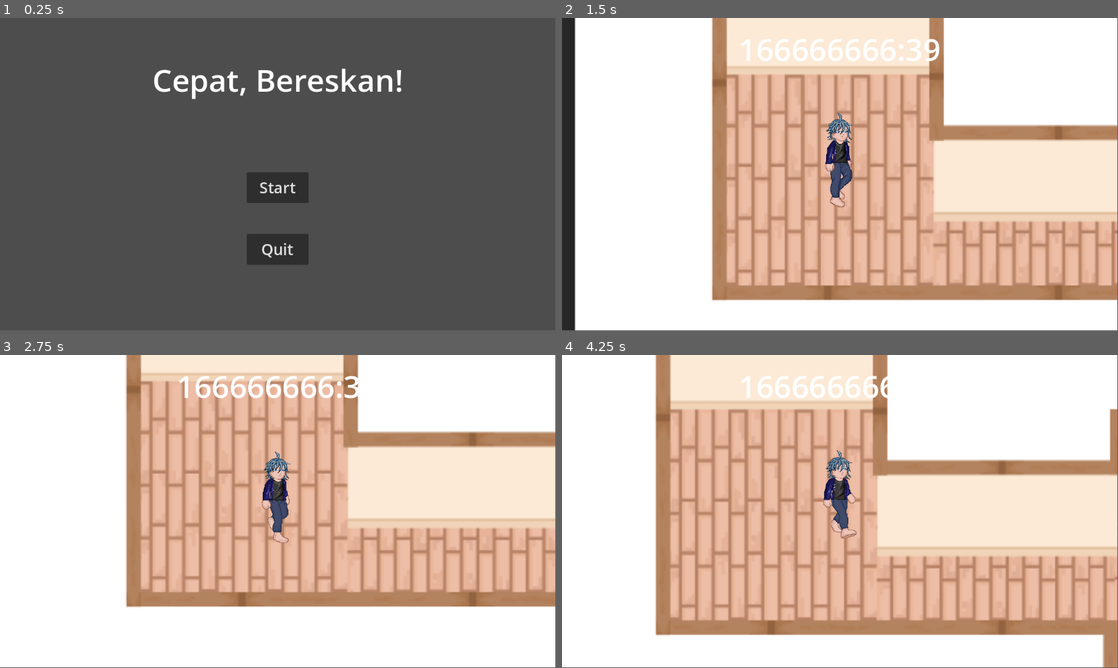
Above: before the commit, frames 1-4 (two rows, left to right).
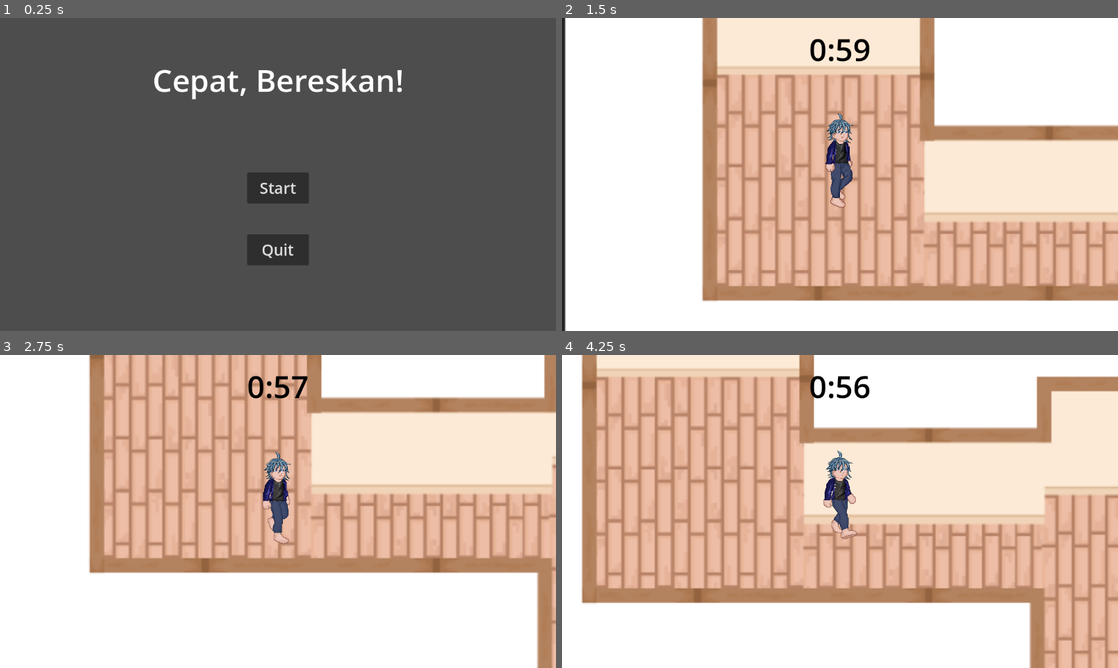
Above: after the commit, the same moments.

Repository: chrishengun123/Cepat-Bereskan
Game: Godot game, scene res://scenes/main_menu.tscn
Two runs of this game, one before a commit and one after it. Both use one fixed random seed, a clock stepped at 60 frames per second and the inputs below. Sound files missing from this copy of the repository are replaced by a short silence.
Inputs (mouse positions are in pixels of both pictures, inside the frame that each line leads up to):
- Up to frame 1 (0.25 s): no input
- Up to frame 2 (1.5 s): click "Start" at 0.5 s; tap Enter (ui_accept) at 1.25 s; move the mouse to (962, 158) at 1.27 s; hold Right (ui_right) from 1.28 s (still down); click (962, 158) at 1.35 s
- Up to frame 3 (2.75 s): tap Enter (ui_accept) at 1.52, 2.27 s; move the mouse to (166, 527) at 2.02 s; release Right (ui_right) at 2.03 s; hold Down (ui_down) from 2.03 s (still down); click (166, 527) at 2.1 s
- Up to frame 4 (4.25 s): move the mouse to (895, 442) at 2.77 s; release Down (ui_down) at 2.78 s; hold Right (ui_right) 2.78-3.53 s; click (895, 442) at 2.85 s; move the mouse to (812, 574) at 3.52 s; hold Up (ui_up) from 3.53 s (still down); click (812, 574) at 3.6 s; tap Enter (ui_accept) at 3.77 s
In our replay, the window is 799x449 before the commit and 800x450 after it. These sizes can differ from the game's own. Grey fills any space a smaller window leaves; there, only what the larger window draws over its background counts as a difference.

The runs differ from the first frame. In frame 1, 0.6% of the frame differs, in the area x 27-73%, y 16-79%; in frame 2, 24%; in frame 3, 45%; in frame 4, 60%, in the area x 3-100%, y 0-100%.

Commit message:
Last Changes Before Milestone 2

Diff:
--- a/Cepat, Bereskan!/project.godot
+++ b/Cepat, Bereskan!/project.godot
@@ -18,6 +18,10 @@
 [autoload]
 
 Consts="*res://scripts/constants.gd"
+
+[display]
+
+window/stretch/mode="viewport"
 
 [input]
 
--- a/Cepat, Bereskan!/scenes/game.tscn
+++ b/Cepat, Bereskan!/scenes/game.tscn
@@ -28,6 +28,7 @@
 [node name="ui" parent="." instance=ExtResource("4_lbhrr")]
 
 [node name="bgm" type="AudioStreamPlayer" parent="."]
+process_mode = 3
 stream = ExtResource("5_iywne")
 autoplay = true
 
--- a/Cepat, Bereskan!/scenes/main_menu.tscn
+++ b/Cepat, Bereskan!/scenes/main_menu.tscn
@@ -35,5 +35,7 @@
 theme = SubResource("Theme_ekxnf")
 text = "Quit"
 
+[node name="sfx" type="AudioStreamPlayer" parent="."]
+
 [connection signal="pressed" from="start" to="." method="_on_start_pressed"]
 [connection signal="pressed" from="quit" to="." method="_on_quit_pressed"]
--- a/Cepat, Bereskan!/scenes/player.tscn
+++ b/Cepat, Bereskan!/scenes/player.tscn
@@ -1,16 +1,18 @@
-[gd_scene load_steps=6 format=3 uid="uid://c4rh0ino016d6"]
+[gd_scene load_steps=7 format=3 uid="uid://c4rh0ino016d6"]
 
 [ext_resource type="PackedScene" uid="uid://bo78pnw5kq8dw" path="res://scenes/character.tscn" id="1_3vyb7"]
 [ext_resource type="Script" uid="uid://uv6nh080t56d" path="res://scripts/player.gd" id="1_g2els"]
 [ext_resource type="SpriteFrames" uid="uid://d05bkdw5uo8i8" path="res://assets/player_sprite.tres" id="3_qhqgy"]
+[ext_resource type="AudioStream" uid="uid://d35a4ol4r1o2h" path="res://assets/Wking SFX 2 fix.wav" id="4_dqkch"]
 
 [sub_resource type="RectangleShape2D" id="RectangleShape2D_dqkch"]
 size = Vector2(32, 64)
 
 [sub_resource type="RectangleShape2D" id="RectangleShape2D_qhqgy"]
-size = Vector2(16, 8)
+size = Vector2(16, 16)
 
 [node name="Player" type="CharacterBody2D"]
+z_index = 1
 collision_layer = 0
 script = ExtResource("1_g2els")
 
@@ -28,5 +30,8 @@
 shape = SubResource("RectangleShape2D_dqkch")
 
 [node name="feet_collision" type="CollisionShape2D" parent="."]
-position = Vector2(0, 20)
+position = Vector2(0, 16)
 shape = SubResource("RectangleShape2D_qhqgy")
+
+[node name="sfx" type="AudioStreamPlayer" parent="."]
+stream = ExtResource("4_dqkch")
--- a/Cepat, Bereskan!/scenes/task.tscn
+++ b/Cepat, Bereskan!/scenes/task.tscn
@@ -1,7 +1,7 @@
 [gd_scene load_steps=6 format=3 uid="uid://64x0c0xa7wvc"]
 
 [ext_resource type="Script" uid="uid://chqioq4hhefae" path="res://scripts/task.gd" id="1_3qm7i"]
-[ext_resource type="Shader" uid="uid://l6h13xnqr04e" path="res://scripts/outline.gdshader" id="1_ct837"]
+[ext_resource type="Shader" uid="uid://l6h13xnqr04e" path="res://scripts/highlight.gdshader" id="1_ct837"]
 
 [sub_resource type="ShaderMaterial" id="ShaderMaterial_dvyfb"]
 shader = ExtResource("1_ct837")
--- a/Cepat, Bereskan!/scenes/ui.tscn
+++ b/Cepat, Bereskan!/scenes/ui.tscn
@@ -4,6 +4,7 @@
 
 [sub_resource type="LabelSettings" id="LabelSettings_nt7q6"]
 font_size = 64
+font_color = Color(0, 0, 0, 1)
 
 [sub_resource type="Theme" id="Theme_nt7q6"]
 default_font_size = 32
@@ -48,12 +49,39 @@
 theme = SubResource("Theme_nt7q6")
 text = "Give Up"
 
+[node name="end_screen" type="Control" parent="."]
+visible = false
+layout_mode = 3
+anchors_preset = 0
+offset_right = 40.0
+offset_bottom = 40.0
+
+[node name="end_text" type="Label" parent="end_screen"]
+unique_name_in_owner = true
+layout_mode = 0
+offset_top = 160.0
+offset_right = 1152.0
+offset_bottom = 288.0
+text = "Lorem Ipsum"
+label_settings = SubResource("LabelSettings_nt7q6")
+horizontal_alignment = 1
+vertical_alignment = 1
+
+[node name="end_game" type="Button" parent="end_screen"]
+layout_mode = 0
+offset_left = 480.0
+offset_top = 384.0
+offset_right = 672.0
+offset_bottom = 448.0
+theme = SubResource("Theme_nt7q6")
+text = "End Game"
+
 [node name="dialogue_box" type="PanelContainer" parent="."]
 visible = false
-offset_left = 8.0
-offset_top = 512.0
-offset_right = 1144.0
-offset_bottom = 640.0
+offset_left = 16.0
+offset_top = 488.0
+offset_right = 1136.0
+offset_bottom = 616.0
 
 [node name="margin" type="MarginContainer" parent="dialogue_box"]
 layout_mode = 2
@@ -68,7 +96,8 @@
 vertical_alignment = 1
 autowrap_mode = 3
 
-[node name="audio" type="AudioStreamPlayer" parent="."]
+[node name="sfx" type="AudioStreamPlayer" parent="."]
 
 [connection signal="pressed" from="pause_menu/continue" to="." method="_on_continue_pressed"]
 [connection signal="pressed" from="pause_menu/give_up" to="." method="_on_give_up_pressed"]
+[connection signal="pressed" from="end_screen/end_game" to="." method="_on_end_game_pressed"]
--- a/Cepat, Bereskan!/scripts/constants.gd
+++ b/Cepat, Bereskan!/scripts/constants.gd
@@ -1,3 +1,3 @@
 extends Node
 
-const SPEED = 30
+const SPEED = 64
--- a/Cepat, Bereskan!/scripts/dialogue_data.gd
+++ b/Cepat, Bereskan!/scripts/dialogue_data.gd
@@ -2,5 +2,44 @@
 class_name DialogueData
 
 var scripts:Dictionary = {
-	"good ending": [""]
+	"good ending": [
+	"Mom : “Honey, I’m home.”",
+	"Mom : “Honey, are you there?”",
+	"Mom :*sigh*",
+	"Mom : “Alright, you little rascal. Just wait for Mommy's punishment.”",
+	"She lifted the corner of the worn doormat, her hand moving automatically to the small metal key under the dusty doormat.",
+	"The woman pushed the door open slowly. She put down her briefcase as she moved through the house, her eyes glancing at every room she checked.",
+	"The floor, spotless.",
+	"The bedroom, tidy. There is even a neatly folded stack of clothes on top of the bed.",
+	"Mom : *Happy* “Where is he ?”",
+	"She walked around and checked the trash bin, empty.",
+	"Mom : “He actually did his chores ?”",
+	"She stops on her tracks as her gaze settles on the sofa. The boy is curled up on it, fast asleep, a comic book resting on his chest.",
+	"Her worry instantly melted, replaced by a wave of tenderness. She walks closer, gently picks up the comic book and puts it on the TV table.",
+	"Leaning down to her sleeping son, she smiles and kisses him lightly on the forehead.",
+	"Mom : *whispering* “Good boy.”"
+	],
+	"bad ending: sweeping": [
+		"A boy, with his chin on the broom handle, was sleeping on his feet. His head, leaning forward, kept dipping down the floor, almost falling on his face.",
+		"Then suddenly, the sound of a doorbell blasting through the house.",
+		"The sound of the bell was the turning point, as the body, surprised, finally fell flat on the floor,  causing a large dust cloud.",
+		"Boy : *Coughing* “Seriously ?”",
+		"As the boy brushed off the dust from his clothes, the doorbell rang once again.",
+		"Boy : “Yeah, yeah! I’m coming!”",
+		"He pushed himself up and stumbled toward the door and stepped right onto a lonely dirty sock.",
+		"Boy :*sighed* “Aw.. come on…”",
+		"The boy mumbled in annoyance. Hearing the doorbell rang again, he yanked the door open.",
+		"Just outside the door, there was a woman carrying a small luggage, smiling at him.",
+		"Mom : “Honey, I’m home”",
+		"Without a moment wasted, the woman pulled him in a warm hug.",
+		"But then she froze. Letting go the young man in her grasp, she saw dust all over her and the boy’s clothes.",
+		"Mom : “Sweetie… why are your clothes covered in dust?”",
+		"He froze. Cold sweet starts trailing off his forehead.",
+		"Boy : “Well… it’s a long story…”",
+		"The man stepped aside the door, letting her see the view of the house.",
+		"Behind him was the disaster zone of a living room. Trash everywhere, weird sticky puddles, and piles of who-knows-what piled over the floor.",
+		"His mom squinted.",
+		"Mom : “Oh really ?”",
+		"That day, sounds of misery and hysteria sounded across the neighborhood."
+	]
 }
--- a/Cepat, Bereskan!/scripts/game.gd
+++ b/Cepat, Bereskan!/scripts/game.gd
@@ -6,9 +6,9 @@
 @onready var minigame = $minigame
 var tasks = preload("res://scenes/task.tscn")
 var minigames:Minigames = Minigames.new()
-var time_left:float = 10**10
+var time_left:float = 60
 #tasks_left:Array[Task]
-var tasks_left:Array
+var tasks_left:Array = []
 
 func _ready() -> void:
 	var task_types:Array = minigames.locations.keys()
@@ -24,15 +24,16 @@
 		if locations.size() == 0:
 			task_types.erase(type)
 		add_child(task)
+		tasks_left.append(task)
 
 func _process(delta: float) -> void:
 	time_left -= delta
 	if time_left <= 0:
 		#random ending scene depending on unfinished tasks
-		#ui.game_over(tasks_left.pick_random().type)
+		ui.start_dialogue("bad ending: sweeping")
 		pass
-	elif tasks_left.size() == 0:
-		pass
+	elif !tasks_left:
+		ui.start_dialogue("good ending")
 	if $minigame.get_child_count():
 		player.process_mode = Node.PROCESS_MODE_DISABLED
 	else:
--- a/Cepat, Bereskan!/scripts/hide_the_makeup.gd
+++ b/Cepat, Bereskan!/scripts/hide_the_makeup.gd
@@ -12,7 +12,6 @@
 	if timer <= 0:
 		$bag_space.clear()
 		start(10)
-		print($bag_space.get_used_cells().size())
 		timer = 0.5
 
 func start(amount:int):
@@ -40,4 +39,3 @@
 						placed = false
 				if placed:
 					$bag_space.set_pattern(rand_coords,placeholder_item)
->>>>>>> Stashed changes
--- a/Cepat, Bereskan!/scripts/main_menu.gd
+++ b/Cepat, Bereskan!/scripts/main_menu.gd
@@ -3,8 +3,12 @@
 
 
 func _on_start_pressed() -> void:
+	$sfx.stream = load("res://assets/Heavy Click (1).wav")
+	$sfx.play()
 	get_tree().change_scene_to_file("res://scenes/game.tscn")
 
 
 func _on_quit_pressed() -> void:
+	$sfx.stream = load("res://assets/Heavy Click (1).wav")
+	$sfx.play()
 	get_tree().quit()
--- a/Cepat, Bereskan!/scripts/minigames.gd
+++ b/Cepat, Bereskan!/scripts/minigames.gd
@@ -6,7 +6,7 @@
 }
 
 const textures:Dictionary = {
-	"sweeping": [preload("res://assets/DUST 1.png"), preload("res://assets/DUST 2.png"), preload("res://assets/DUST 3.png"), preload("res://assets/DUST 4.png"), preload("res://assets/DUST 5.png")]
+	"sweeping": [preload("res://assets/DUST 1.png"), preload("res://assets/DUST 2.png")]
 }
 
 const scenes:Dictionary = {
--- a/Cepat, Bereskan!/scripts/player.gd
+++ b/Cepat, Bereskan!/scripts/player.gd
@@ -6,14 +6,12 @@
 func _physics_process(delta: float) -> void:
 	var direction:Vector2 = Input.get_vector("ui_left","ui_right","ui_up","ui_down")
 	move_and_collide(Consts.SPEED * direction * delta)
-	rotation(direction)
-
-func rotation(direction:Vector2) -> void:
+	if direction != Vector2.ZERO:
+		character.play("left")
+		if !$sfx.playing: $sfx.play()
+	else:
+		character.stop()
 	if direction.x < 0:
 		character.flip_h = false
 	elif direction.x > 0:
 		character.flip_h = true
-	if direction != Vector2.ZERO:
-		character.play("left")
-	else:
-		character.stop()
--- a/Cepat, Bereskan!/scripts/ui.gd
+++ b/Cepat, Bereskan!/scripts/ui.gd
@@ -8,33 +8,59 @@
 
 func _ready() -> void:
 	game = get_parent()
-	print(dialogue_data.scripts)
 
 func _process(delta: float) -> void:
-	if dialogue:
+	if dialogue and !$end_screen.visible:
 		if Input.is_action_just_pressed("next"):
-			if dialogue_index > dialogue.size():
+			if dialogue_index < dialogue.size():
+				advance_dialogue()
+			else:
 				$dialogue_box.visible = false
 				dialogue = []
 				get_tree().paused = false
-			else:
-				%dialogue_text.text = dialogue[dialogue_index]
-				$dialogue_box.visible = true
-				dialogue_index += 1
+				if !game.tasks_left:
+					get_tree().paused = true
+					%end_text.text = "You cleaned the house in time!"
+					$end_screen.visible = true
+				elif game.time_left <= 0:
+					get_tree().paused = true
+					%end_text.text = "Game Over"
+					$end_screen.visible = true
+			$sfx.stream = load("res://assets/Light Click (1).wav")
+			$sfx.play()
 	else:
 		$time_left.text = str(int(get_parent().time_left/60))+":"+str(int(get_parent().time_left)%60)
 		if Input.is_action_just_pressed("pause"):
 			$pause_menu.visible = !$pause_menu.visible
+			$sfx.stream = load("res://assets/Light Click (1).wav")
+			$sfx.play()
 
 func start_dialogue(title):
 	get_tree().paused = true
 	dialogue = dialogue_data.scripts.get(title)
 	dialogue_index = 0
+	advance_dialogue()
+
+func advance_dialogue():
+	%dialogue_text.text = dialogue[dialogue_index]
+	$dialogue_box.visible = true
+	dialogue_index += 1
 
 func _on_continue_pressed() -> void:
 	$pause_menu.visible = false
-	$audio.play()
+	$sfx.stream = load("res://assets/Light Click (1).wav")
+	$sfx.play()
 
 
 func _on_give_up_pressed() -> void:
+	$sfx.stream = load("res://assets/Heavy Click (1).wav")
+	$sfx.play()
+	get_tree().paused = false
 	get_tree().change_scene_to_file("res://scenes/main_menu.tscn")
+
+
+func _on_end_game_pressed() -> void:
+	$sfx.stream = load("res://assets/Heavy Click (1).wav")
+	$sfx.play()
+	get_tree().paused = false
+	get_tree().change_scene_to_file("res://scenes/main_menu.tscn")
Binary file changed: Cepat, Bereskan!/assets/DUST 1.png
Not shown, changed: Cepat, Bereskan!/assets/DUST 1.png.import
Binary file changed: Cepat, Bereskan!/assets/DUST 2.png
Not shown, changed: Cepat, Bereskan!/assets/DUST 2.png.import
Binary file removed: Cepat, Bereskan!/assets/DUST 3.png
Not shown, removed: Cepat, Bereskan!/assets/DUST 3.png.import
Binary file removed: Cepat, Bereskan!/assets/DUST 4.png
Not shown, removed: Cepat, Bereskan!/assets/DUST 4.png.import
Binary file removed: Cepat, Bereskan!/assets/DUST 5.png
Not shown, removed: Cepat, Bereskan!/assets/DUST 5.png.import
Not shown, added: Cepat, Bereskan!/assets/Wking SFX 2 fix.wav.import
Not shown, added: Cepat, Bereskan!/export_presets.cfg
(and 3 more such lines)
